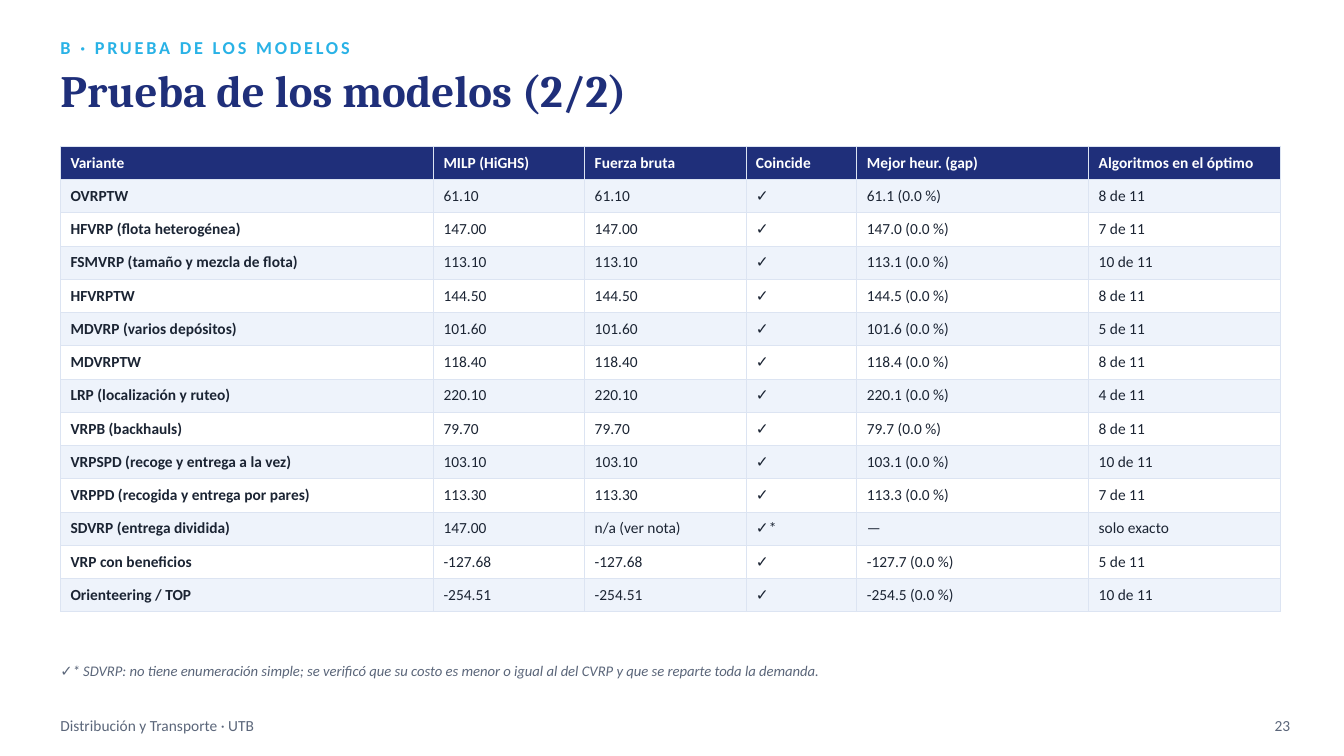
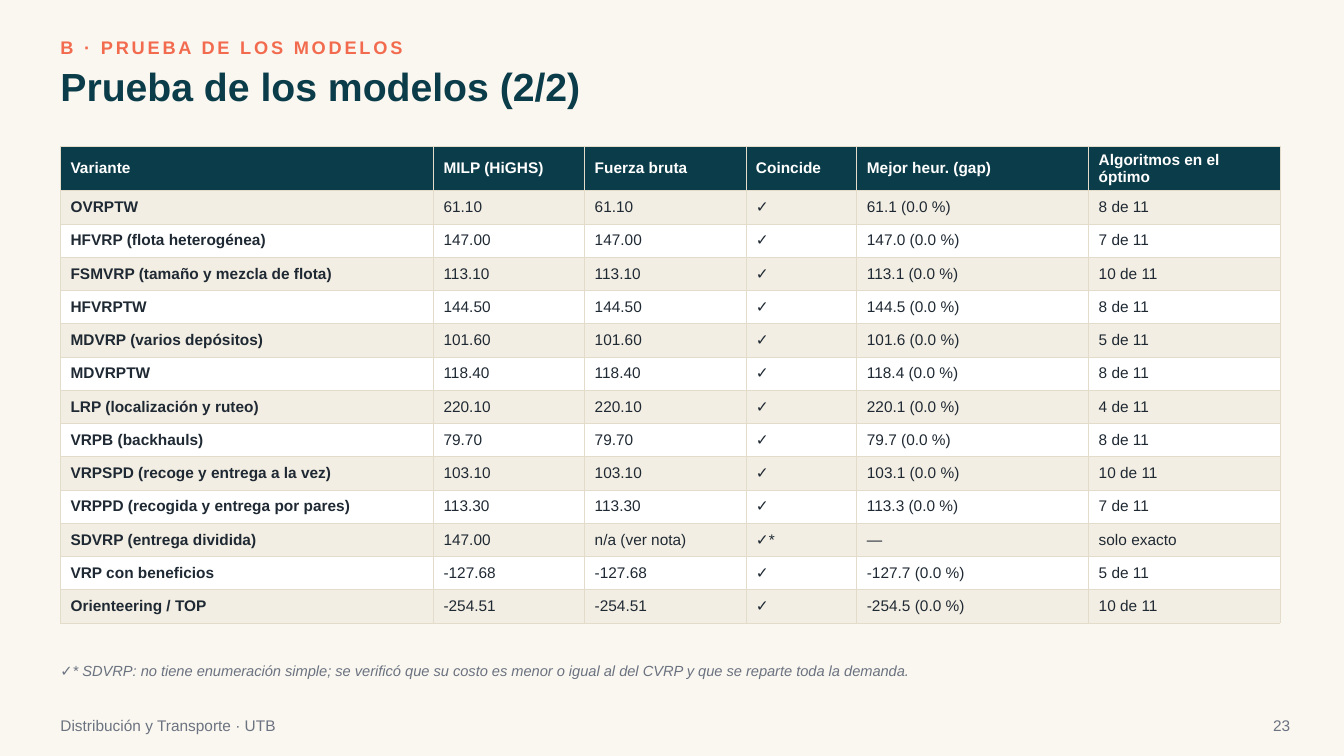
Before and after one commit to sebastianslg/grafosapp, a slide deck: slide 23 of Exposicion_Ruteo_de_Vehiculos.pptx. Drawn at 1344x756 pixels with LibreOffice and Linux fonts; fonts in the diff are those of the drawing. Boxes give left, top, right and bottom in pixels: in the first picture for what was removed or moved away, otherwise in the second. Text is boxed around its words. In the diff, an @@ line names an element or a change of style, - is before the commit and + after.

```diff
--- a/Exposicion_Ruteo_de_Vehiculos.pptx
+++ b/Exposicion_Ruteo_de_Vehiculos.pptx
@@ background #FFFFFF to #FAF7F0 @@
@@ text "B · PRUEBA DE LOS ..." at [60,41,403,54]: font Calibri to Arial, text colour #29B2E6 to #F26B4F @@
@@ text "Prueba de los modelos (2/2)" at [60,72,580,109]: size 32 to 28 pt, font Cambria to Arial, text colour #1F2F7A to #0B3C49 @@
@@ table at [60,146,1280,619] @@
@@ fill #1F2F7A to #0B3C49 in row 1 @@
@@ fill #EEF3FB to #F3EEE3 in 42 cells @@
@@ font Calibri to Arial @@
@@ text colour #1B2433 to #1F2933 in "OVRPTW", "61.10", "61.10", "✓" and 74 more places @@
@@ borders changed @@
@@ font Calibri to Arial, text colour #5B667A to #6B7280 in 3 elements at [1273,720,1290,731], [60,719,276,734], [82,665,909,679] @@
```
Also in this commit, not shown: 57 other slides changed, 1 other file.
